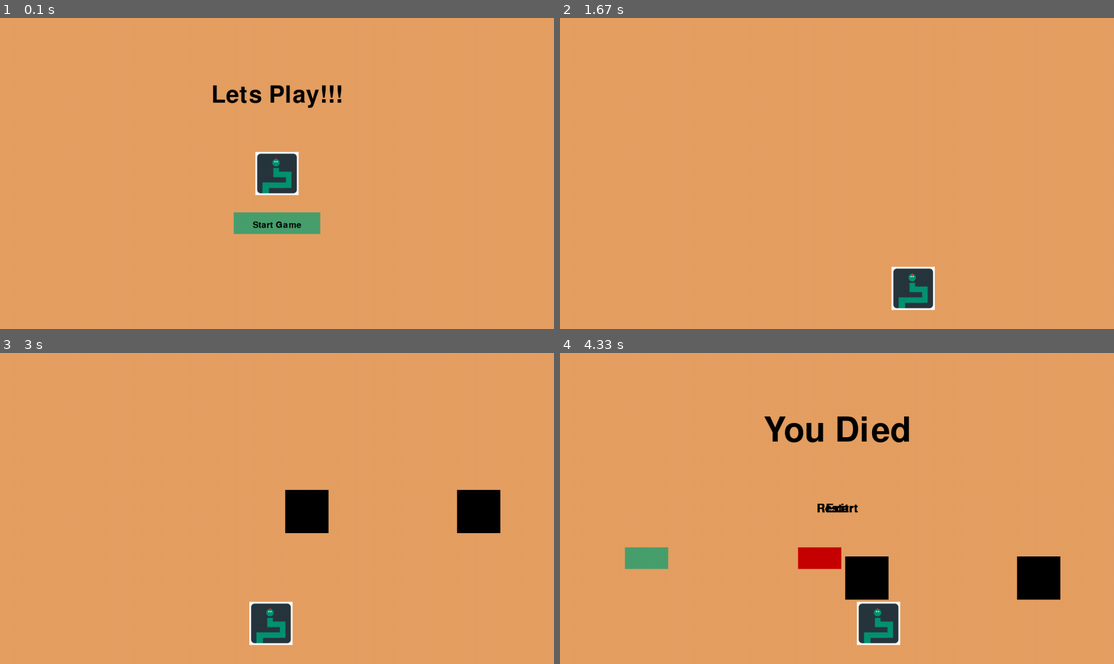
Above: before the commit, frames 1-4 (two rows, left to right).
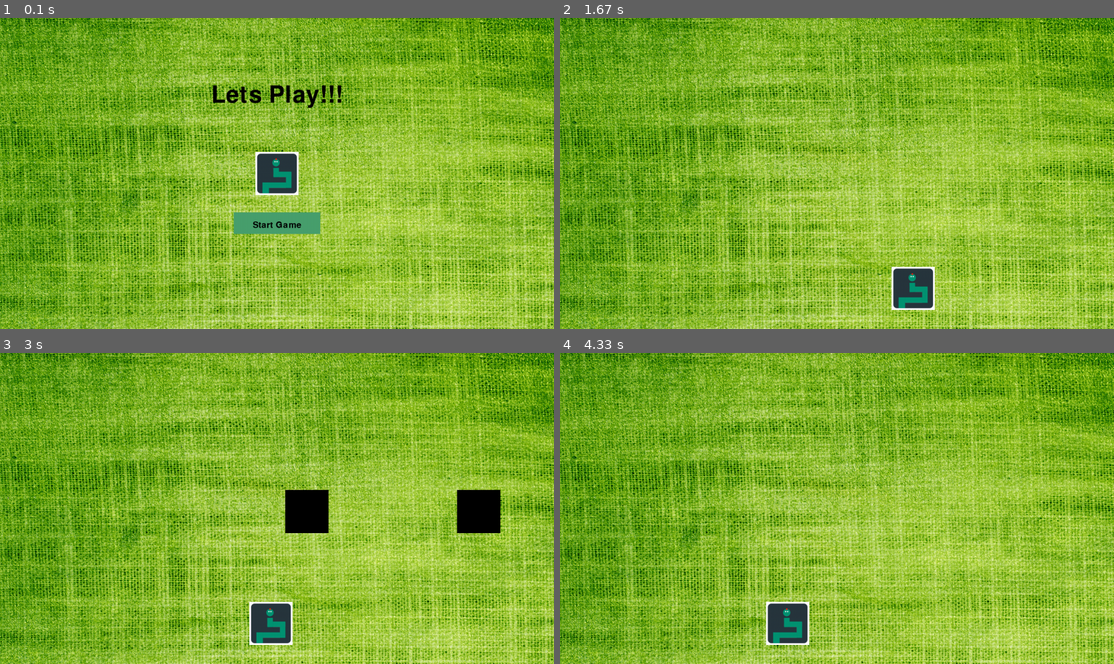
Above: after the commit, the same moments.

Repository: someshugar445/pygame_python
Game: pygame game, started from main.py
Two runs of this game, one before a commit and one after it. Both use one fixed random seed, a clock stepped at 60 frames per second and the inputs below.
Inputs (mouse positions are in pixels of both pictures, inside the frame that each line leads up to):
- Up to frame 1 (0.1 s): no input
- Up to frame 2 (1.67 s): click "Start Game" at 0.42 s; click "Start Game" at 0.77 s; hold Right 1-1.47 s; move the mouse to (1014, 164) at 1.03 s; hold Right from 1.5 s (still down)
- Up to frame 3 (3 s): release Right at 1.97 s; hold Left 2-2.53 s; hold Left 2.57-2.97 s
- Up to frame 4 (4.33 s): hold Right 3-3.63 s; click (837, 505) at 3.75 s, where only the run after the commit has a clickable "Restart Game"; hold Left from 4 s (still down)

The runs differ from the first frame. In frame 1, 97% of the frame differs, in the area x 0-100%, y 0-100%; in frame 2, 99%; in frame 3, 97%; in frame 4, 100%.

Commit message:
added restart and background image

Diff:
--- a/main.py
+++ b/main.py
@@ -15,7 +15,7 @@
 black = (0, 0, 0)
 brown = (230, 160, 98)
 snake_width = 73
-red = (200, 0, 0)
+red = (220,20,60)
 green = (72, 160, 110)
 
 bright_red = (255, 0, 0)
@@ -24,6 +24,8 @@
 clock = pygame.time.Clock()
 crashed = False
 snake_img = pygame.image.load('snake.png')
+background_image = pygame.image.load("grass.jpg").convert()
+
 
 def things1(thingx, thingy, thingw, thingh, color):
     pygame.draw.rect(gameDisplay, color, [thingx, thingy, thingw, thingh])
@@ -42,7 +44,7 @@
 
 
 def crash():
-    largeText = pygame.font.SysFont("freesansbold.ttf", 115)
+    largeText = pygame.font.SysFont("freesansbold.ttf", 100)
     TextSurf, TextRect = text_objects("You Died", largeText)
     TextRect.center = ((display_width / 2), (display_height / 4))
     gameDisplay.blit(TextSurf, TextRect)
@@ -53,8 +55,8 @@
                 pygame.quit()
                 quit()
 
-        button("Restart", 150, 450, 100, 50, green, bright_green, game_loop)
-        button("Exit", 550, 450, 100, 50, red, bright_red, quitgame)
+        button("Restart Game", 540, 330, 200, 50, red, bright_red, game_loop)
+        # button("Exit", 550, 450, 100, 50, red, bright_red, quitgame)
 
         pygame.display.update()
         clock.tick(15)
@@ -97,8 +99,8 @@
                 pygame.quit()
                 quit()
 
-        button("Unpause", 150, 450, 100, 50, green, bright_green, unpause)
-        button("Exit", 550, 450, 100, 50, red, bright_red, quitgame)
+        button("Unpause", 540, 450, 200, 50, green, bright_green, unpause)
+        # button("Exit", 550, 450, 100, 50, red, bright_red, quitgame)
 
         pygame.display.update()
         clock.tick(15)
@@ -107,6 +109,7 @@
     intro = True
     x = display_width
     y = display_height
+    gameDisplay.blit(background_image, [0, 0])
     logo = pygame.image.load(os.path.join("snake.png")).convert()
     logo_rect = logo.get_rect(center = gameDisplay.get_rect().center)
     while intro:
@@ -116,7 +119,7 @@
                 pygame.quit()
                 quit()
 
-        gameDisplay.fill(brown)
+        gameDisplay.blit(background_image, [0, 0])
         largeText = pygame.font.SysFont("freesansbold.ttf", 80)
         TextSurf, TextRect = text_objects("Lets Play!!!", largeText)
         TextRect.center = ((display_width / 2), (display_height / 4))
@@ -175,7 +178,7 @@
 
         x += x_change
 
-        gameDisplay.fill(brown)
+        gameDisplay.blit(background_image, [0, 0])
 
         things1(thing1_startx, thing_starty, thing_width, thing_height, black)
         things2(thing2_startx, thing_starty, thing_width, thing_height, black)
Binary file added: grass.jpg
